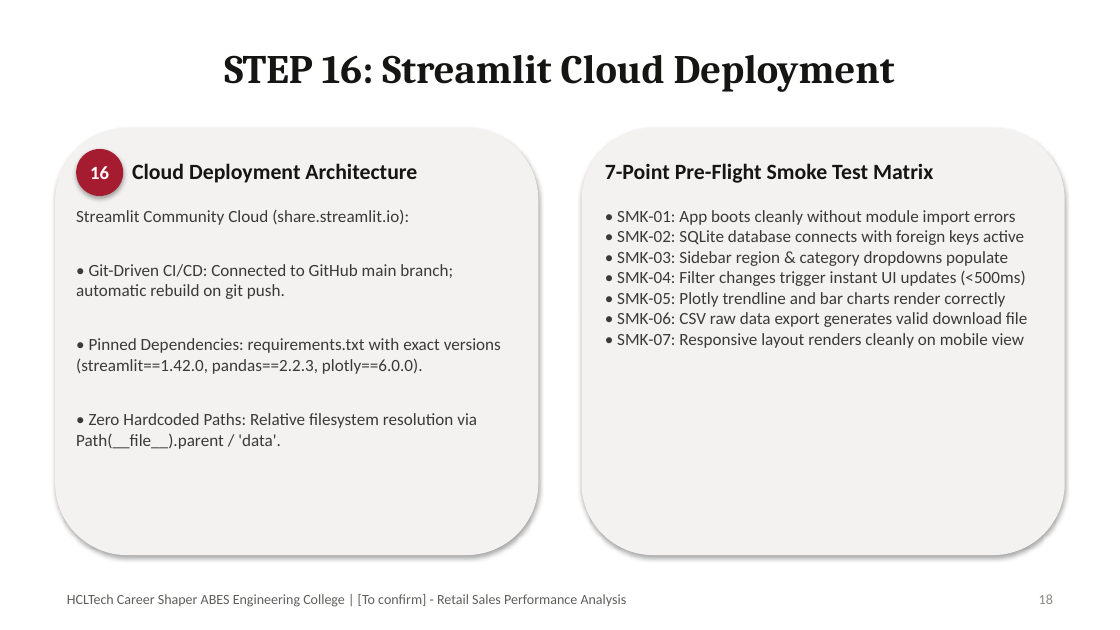
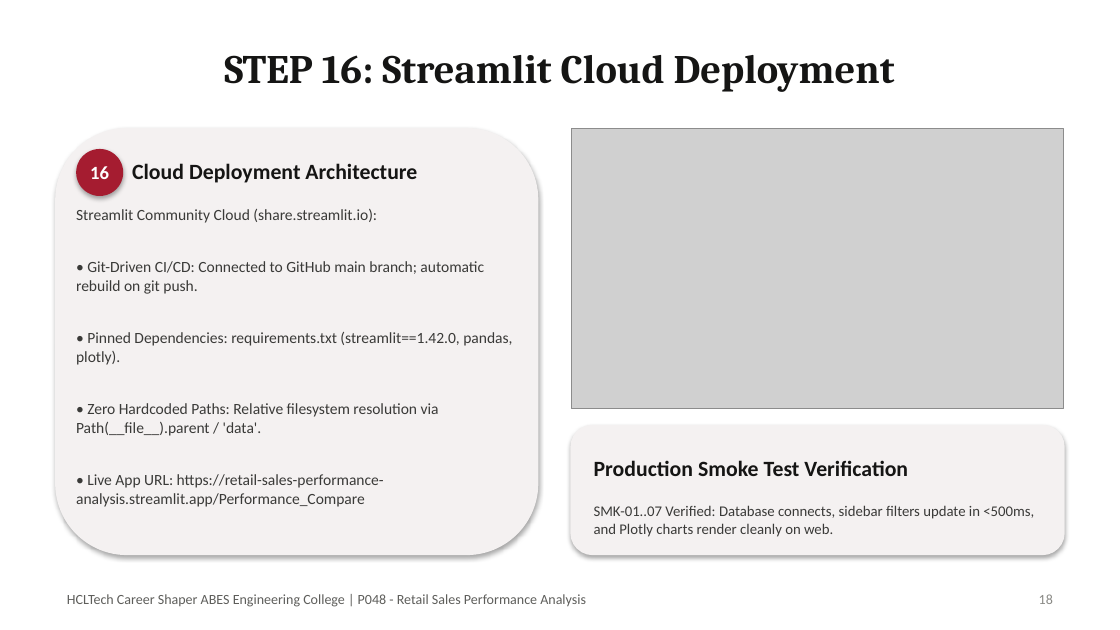
Before and after one commit to goyalApeksha/retail-sales-performance-analysis, a slide deck: slide 18 of docs/18_Steps_Complete_Presentation.pptx. Drawn at 1120x630 pixels with LibreOffice and Linux fonts; fonts in the diff are those of the drawing; grey boxes stand for pictures. Boxes give left, top, right and bottom in pixels: in the first picture for what was removed or moved away, otherwise in the second. Text is boxed around its words. In the diff, an @@ line names an element or a change of style, - is before the commit and + after.

Commit message:
docs: finalize project P048 with official ABES logo, live dashboard screenshot, mentor Mr. Dinesh, and batch ABES_OND26_MCA_Batch_01

```diff
--- a/docs/18_Steps_Complete_Presentation.pptx
+++ b/docs/18_Steps_Complete_Presentation.pptx
@@ picture added at <box>571,129,1064,409</box> @@
@@ text removed at <box>605,163,933,183</box> @@
-7-Point Pre-Flight Smoke Test Matrix
@@ text at <box>76,209,484,436</box>: size 11 to 10 pt in "Streamlit Community Cloud (share.streamlit.io):", "• Git-Driven CI/CD: Connected to GitHub main ...", "• Zero Hardcoded Paths: Relative filesystem resolution ..." @@
@@ text at <box>76,332,512,365</box>: text changed; size 11 to 10 pt @@
-• Pinned Dependencies: requirements.txt with exact versions (streamlit==1.42.0, pandas==2.2.3, plotly==6.0.0).
+• Pinned Dependencies: requirements.txt (streamlit==1.42.0, pandas, plotly).
@@ rounded rectangle: place and size @@
-rounded rectangle at <box>582,129,1064,554</box>
+rounded rectangle at <box>571,426,1064,554</box>
@@ text "Production Smoke Test Verification" at <box>594,460,908,476</box>: vertical alignment top to middle @@
@@ text at <box>76,474,384,507</box>: paragraph added @@
+• Live App URL: https://retail-sales-performance-analysis.streamlit.app/Performance_Compare
@@ text at <box>594,460,908,476</box>: text changed; size 11 to 14 pt; text colour #3A3A38 to #151514; bold on @@
-• SMK-01: App boots cleanly without module import errors
-• SMK-02: SQLite database connects with foreign keys active
-• SMK-03: Sidebar region & category dropdowns populate
-• SMK-04: Filter changes trigger instant UI updates (<500ms)
-• SMK-05: Plotly trendline and bar charts render correctly
-• SMK-06: CSV raw data export generates valid download file
-• SMK-07: Responsive layout renders cleanly on mobile view
+Production Smoke Test Verification
@@ text added at <box>594,505,1034,537</box>, 9.5 pt, text #3A3A38 @@
+SMK-01..07 Verified: Database connects, sidebar filters update in <500ms, and Plotly charts render cleanly on web.
@@ text at <box>67,594,586,607</box>: text changed @@
-HCLTech Career Shaper ABES Engineering College | [To confirm] - Retail Sales Performance Analysis
+HCLTech Career Shaper ABES Engineering College | P048 - Retail Sales Performance Analysis
```
Also in this commit, not shown: 20 other slides changed, 36 other files.
